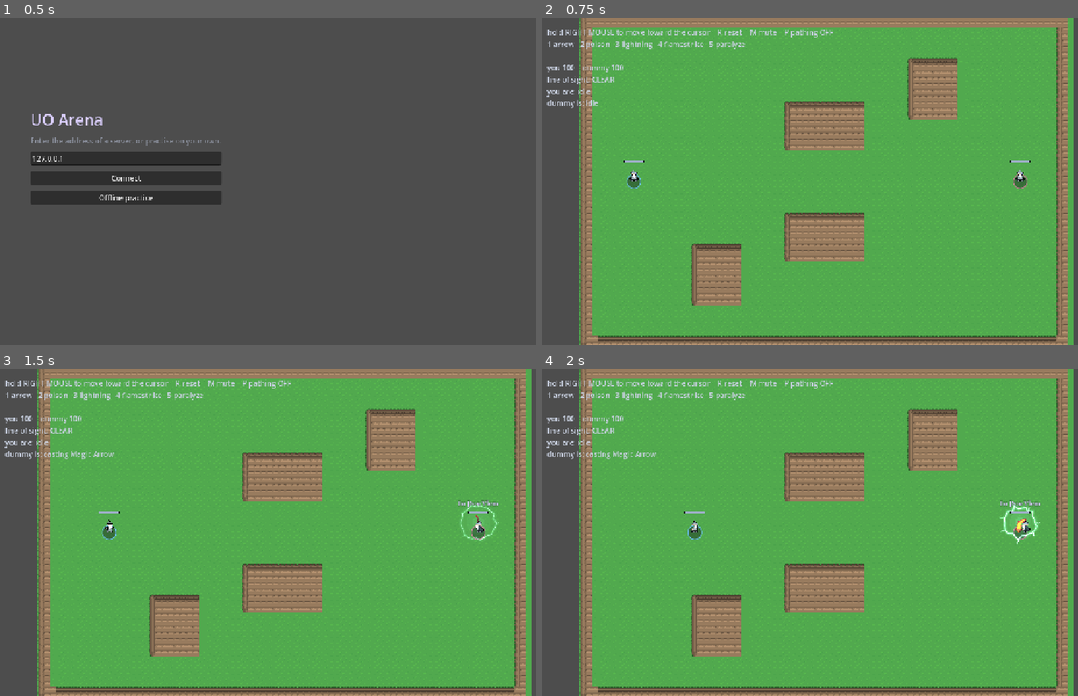
Above: before the commit, frames 1-4 (two rows, left to right).
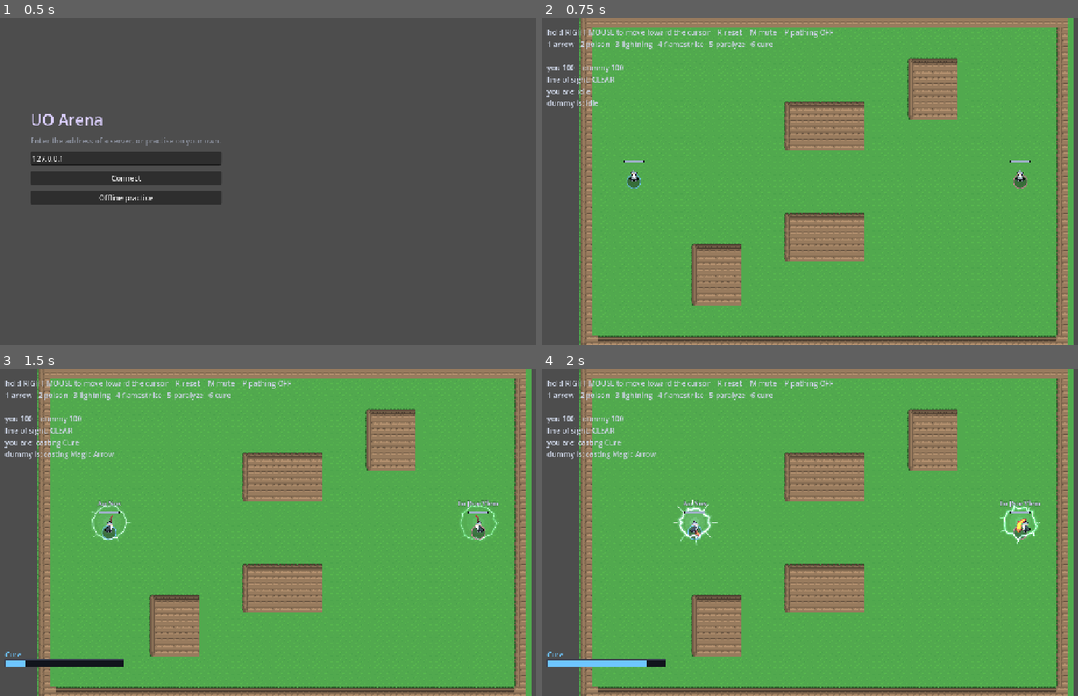
Above: after the commit, the same moments.

Repository: sirdeaz/uo-arena
Game: Godot game, scene res://autoload/boot.tscn
Two runs of this game, one before a commit and one after it. Both use one fixed random seed, a clock stepped at 60 frames per second and the inputs below.
Inputs (mouse positions are in pixels of both pictures, inside the frame that each line leads up to):
- Up to frame 1 (0.5 s): no input
- Up to frame 2 (0.75 s): click "Offline practice" at 0.5 s
- Up to frame 3 (1.5 s): tap Enter at 1.25 s; move the mouse to (412, 516) at 1.27 s; hold D from 1.28 s (still down); tap 6 at 1.35 s; click (412, 516) at 1.42 s
- Up to frame 4 (2 s): keep holding D; tap 7 at 1.55 s

Frame 1 is identical in both runs. In frame 2, less than 0.1% of the frame differs, in the area x 38-44%, y 7-9%; in frame 3, 0.9%; in frame 4, 1.1%, in the area x 0-44%, y 7-92%.

Commit message:
Add Cure: answer poison instead of only outrunning it
Poison was the one spell that kept working after it landed, and the
poisoned player had no button to press — every counter was spatial.
Cure (`An Nox`, the mirror of Poison's `In Nox`) lifts it.

- `EffectType.CURE`, appended so `poison.tres`/`paralyze.tres` keep their
  stored int; `Combatant.cure_poison()` clears the timer, the per-tick
  damage and the sub-tick accumulator, the same three fields `revive`
  does.
- `SpellData.is_self_cast()` — one predicate, keyed off the effect,
  asked by `ArenaServer.request_cast` (which forces the target to the
  caster and skips the "someone who isn't you" rule) and by both
  clients' key handling.
- `cure.tres`: 0.75s cast, no line-of-sight. 0.75 is the UO 2nd-circle
  delay and the only value that fits inside the 1s gap between poison
  ticks — at 1.25s a tick always interrupts it.
- Wire id 5, hotkey `6` (physical keycode, per #33). `SPELL_CURE` gets
  its own violet: green is poison, and a cleanse flashed in green reads
  as the poison landing.

Closes #39

Diff:
--- a/client/arena_client.gd
+++ b/client/arena_client.gd
@@ -250,6 +250,14 @@
 	if spell_id < 0:
 		return
 
+	var spell := SpellBook.spell_for(spell_id)
+
+	# Cure resolves on you: no target to pick, no line of sight to check. The server
+	# forces the target to yourself anyway — this just spares the "no target" nag.
+	if spell != null and spell.is_self_cast():
+		cast_requested.emit(spell_id, local_peer_id)
+		return
+
 	if _target_peer == 0 or not _fighters.has(_target_peer):
 		_last_event = "no target — click someone first"
 		return
@@ -258,10 +266,8 @@
 	# announces nothing — which would leave a pressed key doing nothing with no
 	# explanation. Say so locally. The request still goes: the server is the authority
 	# on what you can see, and its answer overwrites this line either way.
-	if not _has_line_of_sight_to_target():
-		var spell := SpellBook.spell_for(spell_id)
-		if spell != null:
-			_last_event = "%s — no line of sight" % spell.spell_name
+	if not _has_line_of_sight_to_target() and spell != null:
+		_last_event = "%s — no line of sight" % spell.spell_name
 
 	cast_requested.emit(spell_id, _target_peer)
 
@@ -358,7 +364,7 @@
 		"hold RIGHT MOUSE to move    LEFT CLICK a player to target    M %s" % (
 			"unmute" if audio.is_muted() else "mute"
 		),
-		"1 arrow   2 poison   3 lightning   4 flamestrike   5 paralyze",
+		"1 arrow   2 poison   3 lightning   4 flamestrike   5 paralyze   6 cure",
 		"",
 	]
 
--- a/client/local_test.gd
+++ b/client/local_test.gd
@@ -5,7 +5,7 @@
 ## and interrupts can be felt before any of it goes over the wire.
 ##
 ##   RIGHT MOUSE  walk toward the cursor (WASD also works, for testing)
-##   1-5          magic arrow / poison / lightning / flamestrike / paralyze
+##   1-6          magic arrow / poison / lightning / flamestrike / paralyze / cure
 ##   R            reset the round
 ##   M            mute
 ##   P            route around cover instead of walking into it
@@ -114,7 +114,10 @@
 
 
 func _on_cast_completed(from: Fighter, to: Fighter, spell: SpellData) -> void:
-	var connected := resolver.resolve_cast(from.combatant, to.combatant, spell)
+	# A self-cast spell (Cure) lands on the caster, not on the fixed opponent this
+	# connection was bound to.
+	var recipient := from if spell.is_self_cast() else to
+	var connected := resolver.resolve_cast(from.combatant, recipient.combatant, spell)
 	var who := "you" if from == player else "dummy"
 	_last_event = "%s cast %s — %s" % [
 		who, spell.spell_name, "hit" if connected else "blocked by cover"
@@ -124,7 +127,7 @@
 		# already follow: a blocked spell is silent and invisible, because in UO it
 		# simply never went off.
 		audio.play(SpellAudio.Cue.IMPACT)
-		_bolts.add_effect(from.position, to.position, spell)
+		_bolts.add_effect(from.position, recipient.position, spell)
 
 
 func _process(delta: float) -> void:
@@ -179,7 +182,9 @@
 		return
 
 	var spell := SpellBook.spell_for(spell_id)
-	if not resolver.try_begin_cast(player.combatant, dummy.combatant, spell):
+	# Cure resolves on you; everything else flies at the dummy.
+	var target: Combatant = player.combatant if spell.is_self_cast() else dummy.combatant
+	if not resolver.try_begin_cast(player.combatant, target, spell):
 		if not resolver.can_see(player.combatant, dummy.combatant):
 			_last_event = "%s — no line of sight" % spell.spell_name
 
@@ -212,7 +217,7 @@
 			# can only see the consequences of should say which way it is set.
 			"ON" if player.pathfinding_enabled else "OFF",
 		],
-		"1 arrow   2 poison   3 lightning   4 flamestrike   5 paralyze",
+		"1 arrow   2 poison   3 lightning   4 flamestrike   5 paralyze   6 cure",
 		"",
 		"you %d    dummy %d" % [
 			roundi(player.combatant.health), roundi(dummy.combatant.health)
--- a/client/palette.gd
+++ b/client/palette.gd
@@ -198,6 +198,12 @@
 const SPELL_FLAMESTRIKE := Color("#ff8a4c")
 const SPELL_PARALYZE := STATUS_PARALYZED
 
+## Cure. A violet of its own rather than a borrow: green is poison, and a cleanse
+## flashed in green would read as the poison landing, not lifting. Nothing else on the
+## spell axis is near this hue, so the burst at your feet is unmistakably "the poison
+## just went".
+const SPELL_CURE := Color("#b98cff")
+
 ## For a spell added without a colour of its own. Deliberately drab: an unstyled spell
 ## should look unfinished rather than quietly pass for a real one.
 const SPELL_UNKNOWN := Color("#d8d8d8")
--- a/client/spell_visuals.gd
+++ b/client/spell_visuals.gd
@@ -22,6 +22,10 @@
 	"Lightning": Style.ARC,
 	"Flamestrike": Style.FLAME,
 	"Paralyze": Style.ARC,
+	# Cure has no bolt in flight — caster and target are the same point, so the bolt
+	# path collapses and only the burst at your feet draws. FLAME keeps that burst soft
+	# rather than jagged.
+	"Cure": Style.FLAME,
 }
 
 ## The colours themselves live in `Palette` so poison and paralyze can be one value
@@ -32,6 +36,7 @@
 	"Lightning": Palette.SPELL_LIGHTNING,
 	"Flamestrike": Palette.SPELL_FLAMESTRIKE,
 	"Paralyze": Palette.SPELL_PARALYZE,
+	"Cure": Palette.SPELL_CURE,
 }
 
 
--- a/common/spell_book.gd
+++ b/common/spell_book.gd
@@ -17,6 +17,7 @@
 	"lightning",
 	"flamestrike",
 	"paralyze",
+	"cure",
 ]
 
 ## The number-row key that begins each spell, by stem. Keyed for lookup against an
@@ -30,6 +31,7 @@
 	KEY_3: "lightning",
 	KEY_4: "flamestrike",
 	KEY_5: "paralyze",
+	KEY_6: "cure",
 }
 
 static var _by_id: Array[SpellData] = []
--- /dev/null
+++ b/common/spells/cure.tres
@@ -0,0 +1,14 @@
+[gd_resource type="Resource" script_class="SpellData" load_steps=2 format=3]
+
+[ext_resource type="Script" path="res://common/spells/spell_data.gd" id="1_spell_data"]
+
+[resource]
+script = ExtResource("1_spell_data")
+spell_name = "Cure"
+mantra = "An Nox"
+cast_time_seconds = 0.75
+fizzle_window_seconds = 0.25
+damage = 0.0
+effect_type = 3
+effect_duration_seconds = 0.0
+requires_line_of_sight = false
--- a/common/spells/spell_data.gd
+++ b/common/spells/spell_data.gd
@@ -1,7 +1,9 @@
 extends Resource
 class_name SpellData
 
-enum EffectType { DAMAGE, POISON, PARALYZE }
+## Append only. `poison.tres` and `paralyze.tres` store their effect as a bare int
+## (`1`, `2`), so inserting a value anywhere but the end silently repoints them.
+enum EffectType { DAMAGE, POISON, PARALYZE, CURE }
 
 @export var spell_name: String = ""
 ## Words spoken overhead while casting. This is the opponent's only warning of what is
@@ -17,3 +19,12 @@
 @export var effect_type: EffectType = EffectType.DAMAGE
 @export var effect_duration_seconds: float = 0.0  # used for poison/paralyze
 @export var requires_line_of_sight: bool = true
+
+
+## Whether this spell resolves on the caster rather than on someone they aimed at.
+## Pulled into one predicate so `ArenaServer.request_cast` and both clients ask the
+## same question. Keyed off `effect_type` because CURE is the only self-cast effect
+## there is — the day a self-cast spell arrives that is not a cure (a heal, say), this
+## wants to become a `target` field on the resource instead.
+func is_self_cast() -> bool:
+	return effect_type == EffectType.CURE
--- a/server/arena_server.gd
+++ b/server/arena_server.gd
@@ -169,7 +169,13 @@
 	var spell := SpellBook.spell_for(spell_id)
 	if spell == null:
 		return false
-	if target_peer == peer_id or not _players.has(target_peer):
+
+	# A self-cast spell (Cure) resolves on the caster. It ignores whatever target the
+	# client named — in a free-for-all there is nobody else worth aiming it at — and is
+	# exempt from the "someone who isn't you" rule every other spell obeys.
+	if spell.is_self_cast():
+		target_peer = peer_id
+	elif target_peer == peer_id or not _players.has(target_peer):
 		return false
 
 	var target: Player = _players[target_peer]
--- a/server/combat_resolver.gd
+++ b/server/combat_resolver.gd
@@ -49,6 +49,9 @@
 			target.apply_poison(spell.effect_duration_seconds, spell.damage)
 		SpellData.EffectType.PARALYZE:
 			target.apply_paralyze(spell.effect_duration_seconds)
+		SpellData.EffectType.CURE:
+			# `target` is the caster for a self-cast spell — see `ArenaServer.request_cast`.
+			target.cure_poison()
 
 
 ## Called when a cast completes on the server. Returns whether the spell connected.
--- a/server/combatant.gd
+++ b/server/combatant.gd
@@ -72,6 +72,16 @@
 	paralyze_seconds_remaining = maxf(paralyze_seconds_remaining, duration_seconds)
 
 
+## Poison off, all of it — the timer, the per-tick damage, and the sub-tick
+## accumulator, so a re-poison later starts clean rather than part-way to its next
+## tick. The same three fields `revive` clears; curing with no poison on you is a
+## harmless no-op.
+func cure_poison() -> void:
+	poison_seconds_remaining = 0.0
+	poison_damage_per_tick = 0.0
+	_poison_tick_accumulator = 0.0
+
+
 ## Stand back up. Full health, nothing lingering, and nothing queued — a respawn is not
 ## a fizzle and not an interrupt, so `entity_state.reset()` announces none of them.
 func revive(at: Vector2) -> void:
--- a/tests/test_arena_server.gd
+++ b/tests/test_arena_server.gd
@@ -7,6 +7,7 @@
 
 const ARROW := 0
 const FLAMESTRIKE := 3
+const CURE := 5
 
 var server: ArenaServer
 var resolutions: Array = []
@@ -129,6 +130,29 @@
 	assert_false(server.request_cast(2, ARROW, 2), "self-targeting is refused")
 
 
+func test_a_self_cast_spell_is_the_exception_and_may_target_the_caster() -> void:
+	await _duel()
+	assert_true(
+		server.request_cast(2, CURE, 2), "cure is cast on yourself, so self-targeting it is allowed"
+	)
+
+
+func test_a_self_cast_spell_lands_on_the_caster_whoever_was_named() -> void:
+	await _duel()
+	server.combatant_of(2).apply_poison(8.0, 3.0)
+	server.combatant_of(3).apply_poison(8.0, 3.0)
+	# Aimed at 3 on purpose: a self-cast spell must ignore that and resolve on 2.
+	assert_true(server.request_cast(2, CURE, 3), "cure starts even when aimed at someone else")
+	await _run(Constants.GLOBAL_CAST_RECOVERY_SECONDS + 1.0)
+	assert_almost_eq(
+		server.combatant_of(2).poison_seconds_remaining, 0.0, "the caster's own poison is lifted"
+	)
+	assert_true(
+		server.combatant_of(3).poison_seconds_remaining > 0.0,
+		"the named target is untouched — cure never travelled to them"
+	)
+
+
 func test_casting_at_a_stranger_is_refused() -> void:
 	await _duel()
 	assert_false(server.request_cast(2, ARROW, 404), "there is nobody there to hit")
--- a/tests/test_combat_resolver.gd
+++ b/tests/test_combat_resolver.gd
@@ -81,6 +81,20 @@
 	assert_almost_eq(target.health, before, "paralyze is control, not damage")
 
 
+func test_cure_effect_clears_the_poison_it_is_cast_against() -> void:
+	target.apply_poison(8.0, 3.0)
+	resolver.apply_spell_effect(_spell("cure"), target)
+	assert_almost_eq(
+		target.poison_seconds_remaining, 0.0, "cure lifts the poison outright"
+	)
+
+
+func test_cure_effect_deals_no_damage() -> void:
+	var before := target.health
+	resolver.apply_spell_effect(_spell("cure"), target)
+	assert_almost_eq(target.health, before, "cure is restorative, not an attack")
+
+
 # ── starting a cast needs a target you can see ────────────────────────────────
 
 func test_a_cast_can_begin_with_a_clear_shot() -> void:
--- a/tests/test_palette.gd
+++ b/tests/test_palette.gd
@@ -60,6 +60,7 @@
 		"magic arrow": Palette.SPELL_MAGIC_ARROW,
 		"lightning": Palette.SPELL_LIGHTNING,
 		"flamestrike": Palette.SPELL_FLAMESTRIKE,
+		"cure": Palette.SPELL_CURE,
 		"unknown spell": Palette.SPELL_UNKNOWN,
 	},
 }
@@ -140,6 +141,7 @@
 		"lightning": Palette.SPELL_LIGHTNING,
 		"flamestrike": Palette.SPELL_FLAMESTRIKE,
 		"paralyze": Palette.SPELL_PARALYZE,
+		"cure": Palette.SPELL_CURE,
 	}
 	for spell_name in FROM_PALETTE:
 		assert_eq(
--- a/tests/test_spell_book.gd
+++ b/tests/test_spell_book.gd
@@ -16,7 +16,7 @@
 	# because this failed, append instead.
 	assert_eq(
 		SpellBook.IDS,
-		["magic_arrow", "poison", "lightning", "flamestrike", "paralyze"],
+		["magic_arrow", "poison", "lightning", "flamestrike", "paralyze", "cure"],
 		"spell ids may be appended to, never reordered"
 	)
 
@@ -78,12 +78,13 @@
 # closes.
 
 
-func test_the_number_row_maps_to_the_first_five_spells_in_order() -> void:
+func test_the_number_row_maps_to_the_spells_in_order() -> void:
 	assert_eq(SpellBook.spell_id_for_hotkey(KEY_1), 0, "1 begins magic arrow")
 	assert_eq(SpellBook.spell_id_for_hotkey(KEY_2), 1, "2 begins poison")
 	assert_eq(SpellBook.spell_id_for_hotkey(KEY_3), 2, "3 begins lightning")
 	assert_eq(SpellBook.spell_id_for_hotkey(KEY_4), 3, "4 begins flamestrike")
 	assert_eq(SpellBook.spell_id_for_hotkey(KEY_5), 4, "5 begins paralyze")
+	assert_eq(SpellBook.spell_id_for_hotkey(KEY_6), 5, "6 begins cure")
 
 
 func test_every_hotkey_resolves_to_a_real_spell() -> void:
@@ -97,6 +98,6 @@
 
 func test_a_key_off_the_number_row_is_not_a_hotkey() -> void:
 	assert_eq(SpellBook.spell_id_for_hotkey(KEY_0), -1, "0 is not a spell key")
-	assert_eq(SpellBook.spell_id_for_hotkey(KEY_6), -1, "there is no sixth spell")
+	assert_eq(SpellBook.spell_id_for_hotkey(KEY_7), -1, "there is no seventh spell")
 	assert_eq(SpellBook.spell_id_for_hotkey(KEY_A), -1, "a letter is not a spell key")
 	assert_eq(SpellBook.spell_id_for_hotkey(0), -1, "an unreported physical keycode is not a hotkey")
--- a/tests/test_spell_data.gd
+++ b/tests/test_spell_data.gd
@@ -11,6 +11,8 @@
 	"lightning": "Por Ort Grav",
 	"flamestrike": "Kal Vas Flam",
 	"paralyze": "An Ex Por",
+	# "negate poison", the mirror of Poison's "In Nox" ("create poison").
+	"cure": "An Nox",
 }
 
 
--- a/tests/test_spell_visuals.gd
+++ b/tests/test_spell_visuals.gd
@@ -6,7 +6,7 @@
 ## cast animation useless as a read, the same way a duplicated mantra would.
 
 const SPELL_NAMES := [
-	"magic_arrow", "poison", "lightning", "flamestrike", "paralyze",
+	"magic_arrow", "poison", "lightning", "flamestrike", "paralyze", "cure",
 ]
 
 
--- a/tests/test_status_effects.gd
+++ b/tests/test_status_effects.gd
@@ -89,3 +89,50 @@
 	combatant.apply_paralyze(4.0)
 	combatant.tick_status(3.9)
 	assert_true(combatant.is_paralyzed(), "paralyze shouldn't end early")
+
+
+# ── Cure ─────────────────────────────────────────────────────────────────────────
+# Poison is the one effect that can be answered rather than only waited out.
+
+
+func test_cure_ends_the_poison_outright() -> void:
+	combatant.apply_poison(8.0, 3.0)
+	combatant.cure_poison()
+	assert_almost_eq(
+		combatant.poison_seconds_remaining, 0.0, "cure clears the whole timer, not part of it"
+	)
+	combatant.tick_status(5.0)
+	assert_almost_eq(combatant.health, 100.0, "and a cured combatant takes no further ticks")
+
+
+func test_curing_an_unpoisoned_combatant_is_a_harmless_no_op() -> void:
+	combatant.cure_poison()
+	combatant.tick_status(1.0)
+	assert_almost_eq(combatant.health, 100.0, "curing nothing costs nothing")
+
+
+func test_a_poison_landing_after_a_cure_owes_a_fresh_second() -> void:
+	# Part-way to the first tick, then cured, then re-poisoned.
+	combatant.apply_poison(8.0, 3.0)
+	combatant.tick_status(0.6)
+	combatant.cure_poison()
+	combatant.apply_poison(8.0, 3.0)
+	combatant.tick_status(0.6)
+	assert_almost_eq(
+		combatant.health, 100.0,
+		"cure resets the sub-tick accumulator, so 0.6s + 0.6s is not a tick"
+	)
+
+
+func test_a_poison_tick_interrupts_a_cure_in_progress() -> void:
+	# Cure has no special immunity: it is a cast, and a tick that lands before it
+	# completes breaks it like any other. Fitting one in means starting it in the gap
+	# right after a tick.
+	combatant.apply_poison(8.0, 3.0)
+	combatant.entity_state.try_start_cast(load("res://common/spells/cure.tres"))
+	combatant.tick_status(1.0)
+	assert_eq(
+		combatant.entity_state.current_state,
+		EntityState.State.INTERRUPTED,
+		"a poison tick mid-cure interrupts it"
+	)
